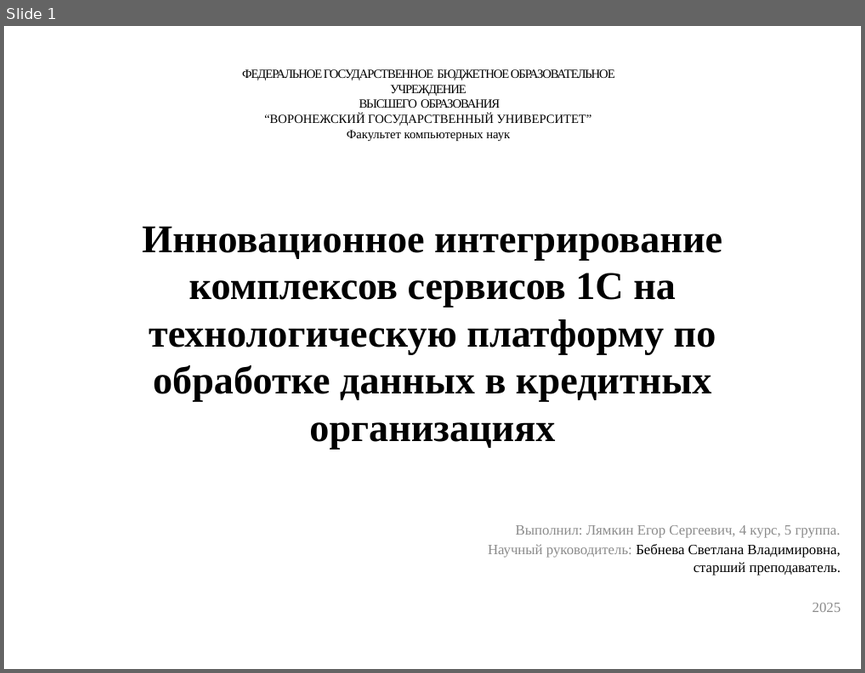
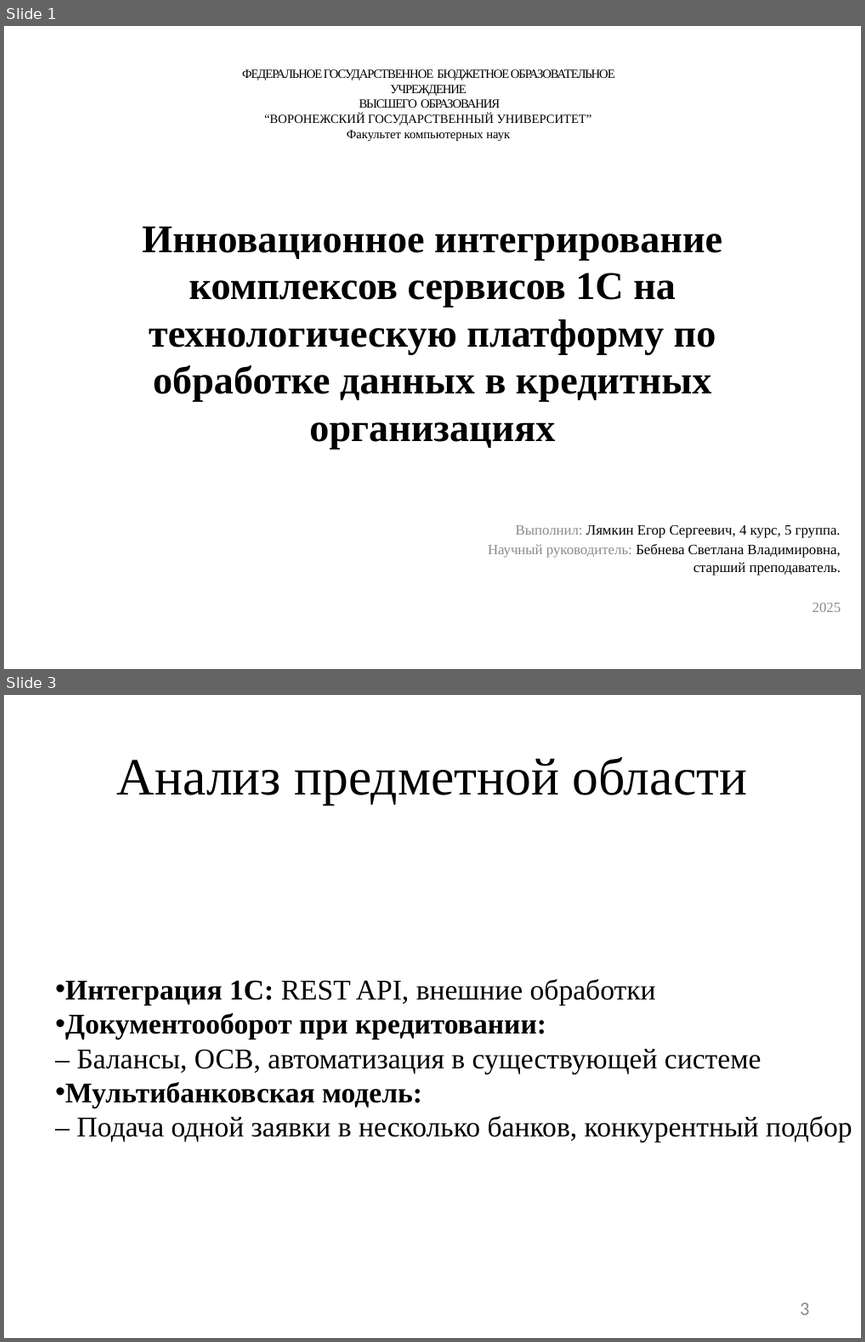
Before and after one commit to 4Bul04kka/diploma, a slide deck: дипломная работа/Лямкин презентация.pptx. Shown one above the other, each under a label of ours: slide 1 before the commit, slides 1 and 3 after it; the slides between them are not shown. The pictures are 865x673 and 865x1342 pixels, drawn with LibreOffice and Linux fonts; fonts in the diff are those of the drawing. Boxes give left, top, right and bottom in pixels: in the first picture for what was removed or moved away, otherwise in the second. Text is boxed around its words. In the diff, an @@ line names an element or a change of style, - is before the commit and + after.

```diff
--- a/дипломная работа/Лямкин презентация.pptx
+++ b/дипломная работа/Лямкин презентация.pptx
@@ slide 3 added at (x1=4, y1=695, x2=861, y2=1338), background #FFFFFF @@
@@ title added at (x1=117, y1=757, x2=747, y2=805), 44 pt, text #000000 @@
+Анализ предметной области
@@ text added at (x1=65, y1=979, x2=852, y2=1142), 24 pt, text #000000 @@
+• Интеграция 1С: REST API, внешние обработки
+• Документооборот при кредитовании:
+  – Балансы, ОСВ, автоматизация в существующей системе
+• Мультибанковская модель:
+  – Подача одной заявки в несколько банков, конкурентный подбор
@@ page number added at (x1=800, y1=1302, x2=809, y2=1315), 16 pt, text #8C8C8C @@
+3
@@ slide 1 changed as well @@
@@ subtitle at (x1=516, y1=525, x2=840, y2=538): text colour #8C8C8C to #000000 in "Лямкин Егор Сергеевич, 4 курс, 5 группа." @@
```
Also in this commit, not shown: 7 other slides added, 7 slides removed, 19 other files.
